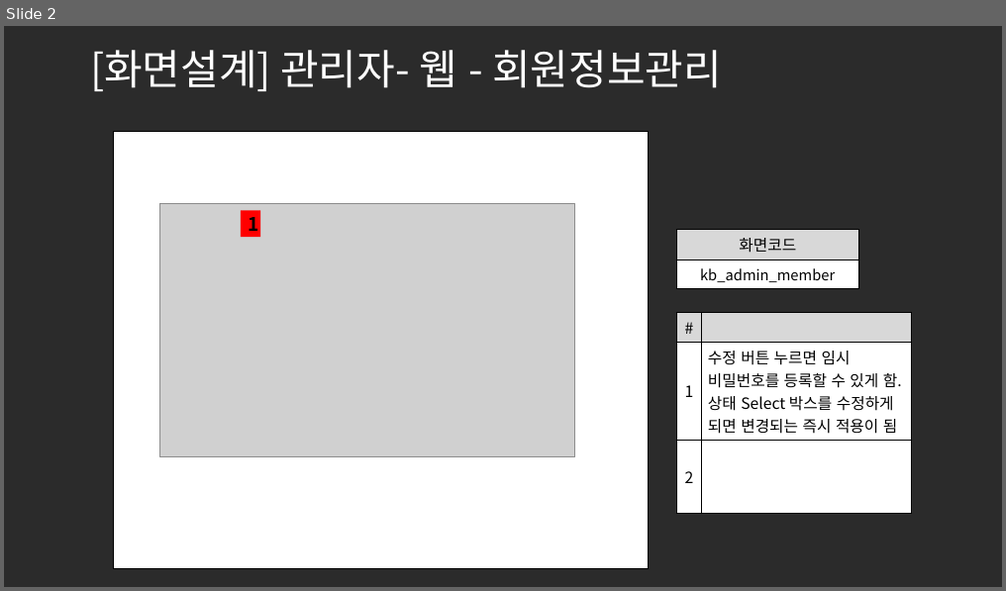
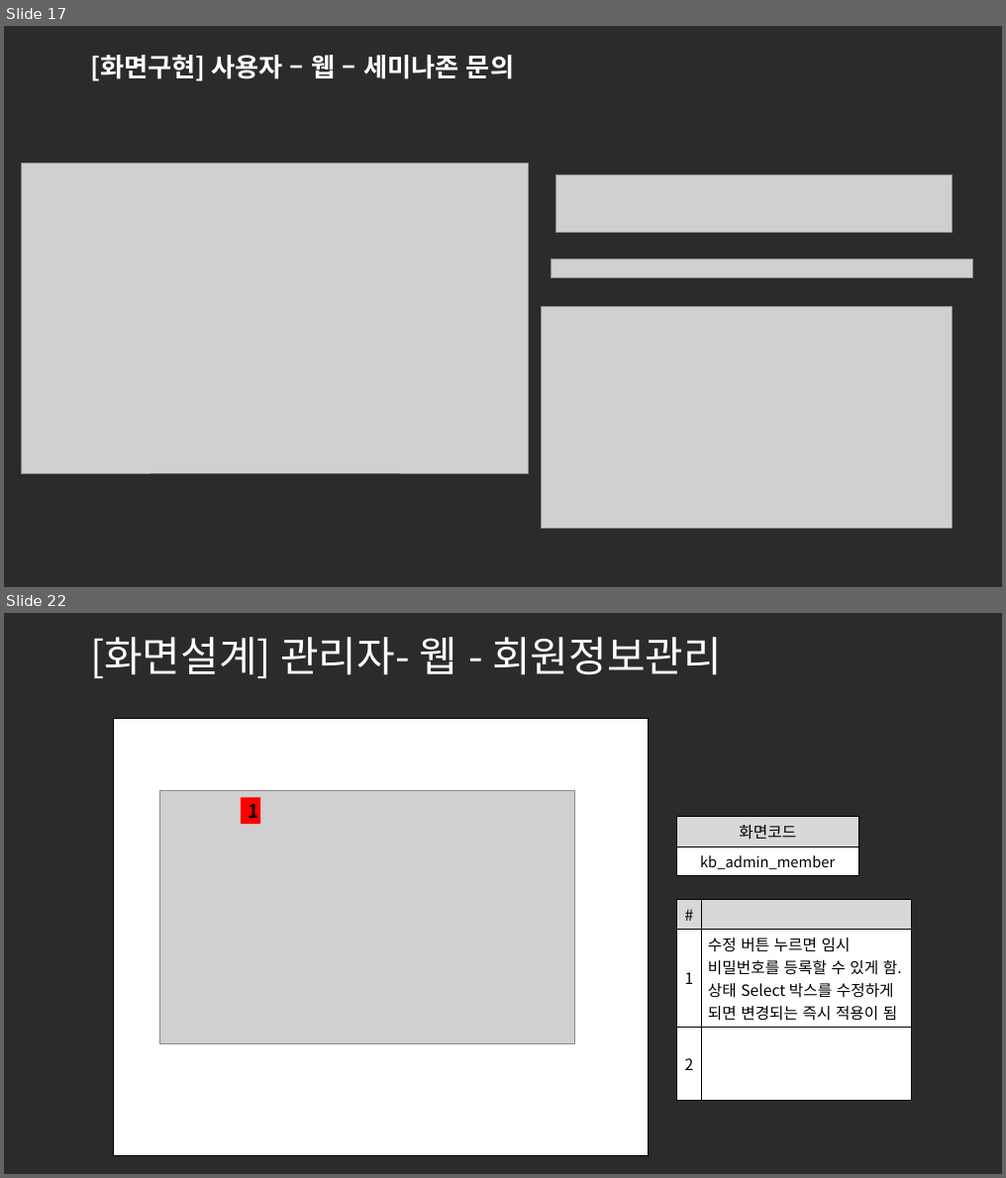
Before and after one commit to ezenteam2/e-Zone, a slide deck: 0 발표용 파워포인트/0501 5차발표/0501 project05 - 파워포인트 - 기범.pptx. Shown one above the other, each under a label of ours: slide 2 before the commit, slides 17 and 22 after it; the slides between them are not shown. The pictures are 1006x591 and 1006x1178 pixels, drawn with LibreOffice and Linux fonts; fonts in the diff are those of the drawing; grey boxes stand for pictures; background and template pictures are left out; a plain dark background stands for a picture behind light text. Boxes give left, top, right and bottom in pixels: in the first picture for what was removed or moved away, otherwise in the second. Text is boxed around its words. In the diff, an @@ line names an element or a change of style, - is before the commit and + after.

```diff
--- a/0 발표용 파워포인트/0501 5차발표/0501 project05 - 파워포인트 - 기범.pptx
+++ b/0 발표용 파워포인트/0501 5차발표/0501 project05 - 파워포인트 - 기범.pptx
@@ slide 17 added at box(4, 26, 1002, 587), background picture (left out) @@
@@ title added at box(90, 55, 514, 81), 25 pt, text #FFFFFF, bold @@
+[화면구현] 사용자 – 웹 – 세미나존 문의
@@ picture added at box(21, 163, 528, 473) @@
@@ picture added at box(556, 174, 951, 233) @@
@@ picture added at box(551, 259, 973, 278) @@
@@ picture added at box(541, 307, 951, 528) @@
@@ what was slide 2 is now slide 22 @@
```
Also in this commit, not shown: 1 slide changed, 24 other slides added, 2 other files.
